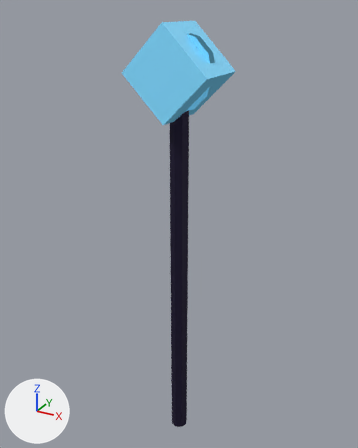
A saved change to the glTF model public/assets/weapons/heroes/dark-seer.glb.
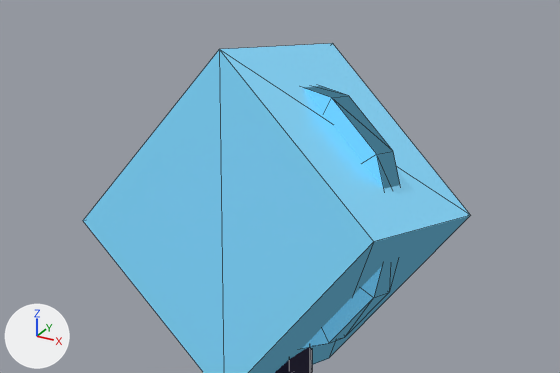
Each version appears first whole from a camera (50 mm lens) standing at (0.822, -1.496, 1.15) and looking at (-0.025, 0.044, 0.38), and next in a close-up on the part from 27% to 73% of the width and 2% to 26% of the height. The axes (+X, +Y, +Z) are drawn at lower left. The lights are the same throughout. The last two pictures show the newer version. The close-ups show mesh edges as thin lines.

The older version as bpy lines, for what is in view:
```python
me_dark_seer_orb_staff_halo = bpy.data.meshes.new('dark-seer-orb-staff-halo')
me_dark_seer_orb_staff_halo.from_pydata(...)  # a 12-sided cylinder along y spanning x -0.13..0.13, y -0.018..0.018, z 0.82..1.08
me_dark_seer_orb_staff_halo.materials.append(mat_accent)  # blue #80d8ff, glowing blue #427389
me_dark_seer_orb_staff_head_gem = bpy.data.meshes.new('dark-seer-orb-staff-head-gem')
me_dark_seer_orb_staff_head_gem.from_pydata(...)  # 8 vertices, 12 faces; spans x -0.156..0.156, y -0.11..0.11, z 0.794..1.106
me_dark_seer_orb_staff_head_gem.materials.append(mat_accent)  # blue #80d8ff, glowing blue #427389
me_dark_seer_orb_staff_shaft = bpy.data.meshes.new('dark-seer-orb-staff-shaft')
me_dark_seer_orb_staff_shaft.from_pydata(...)  # 20 vertices, 32 faces; spans x -0.035..0.035, y -0.035..0.035, z -0.575..0.875
me_dark_seer_orb_staff_shaft.materials.append(mat_secondary)  # dark purple #201838
ob_dark_seer_halo = bpy.data.objects.new('dark-seer-halo', me_dark_seer_orb_staff_halo)
ob_dark_seer_halo.location = (0.0, 0.0, 0.0)
ob_dark_seer_head_gem = bpy.data.objects.new('dark-seer-head-gem', me_dark_seer_orb_staff_head_gem)
ob_dark_seer_head_gem.location = (0.0, 0.0, 0.0)
ob_dark_seer_shaft = bpy.data.objects.new('dark-seer-shaft', me_dark_seer_orb_staff_shaft)
ob_dark_seer_shaft.location = (0.0, 0.0, 0.0)
```
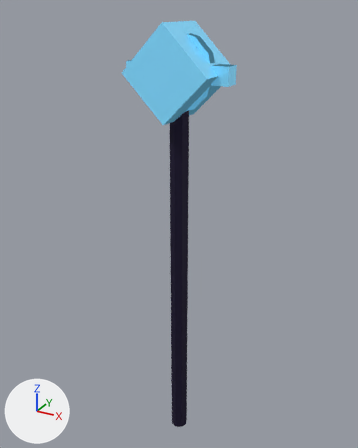
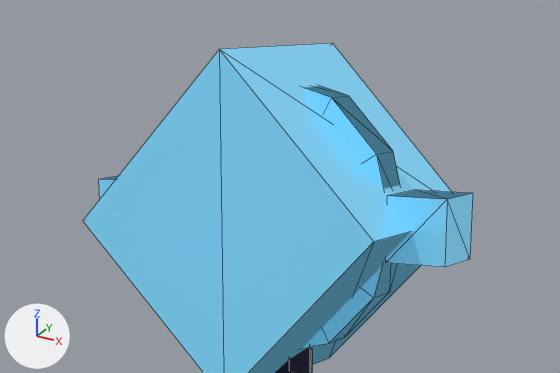
Location of each change, (x1, y1, x2, y2) in pixels of the close-ups (560 x 373 px):
'dark-seer-node-l', added (blue): after (386, 190, 473, 268)
'dark-seer-node-r', added (mostly hidden): after (99, 176, 118, 199)

Patch to the scene script:
```diff
--- a/public/assets/weapons/heroes/dark-seer.glb.py
+++ b/public/assets/weapons/heroes/dark-seer.glb.py
@@ me_dark_seer_orb_staff_node_r @@
+me_dark_seer_orb_staff_node_r.from_pydata(...)  # a box spanning x -0.19..-0.13, y -0.03..0.03, z 0.92..0.98
+me_dark_seer_orb_staff_node_r.materials.append(mat_accent)  # blue #80d8ff, glowing blue #427389
@@ me_dark_seer_orb_staff_node_l @@
+me_dark_seer_orb_staff_node_l.from_pydata(...)  # a box spanning x 0.13..0.19, y -0.03..0.03, z 0.92..0.98
+me_dark_seer_orb_staff_node_l.materials.append(mat_accent)  # blue #80d8ff, glowing blue #427389
@@ ob_dark_seer_node_r @@
+ob_dark_seer_node_r = bpy.data.objects.new('dark-seer-node-r', me_dark_seer_orb_staff_node_r)
+ob_dark_seer_node_r.location = (0.0, 0.0, 0.0)
@@ ob_dark_seer_node_l @@
+ob_dark_seer_node_l = bpy.data.objects.new('dark-seer-node-l', me_dark_seer_orb_staff_node_l)
+ob_dark_seer_node_l.location = (0.0, 0.0, 0.0)
```
